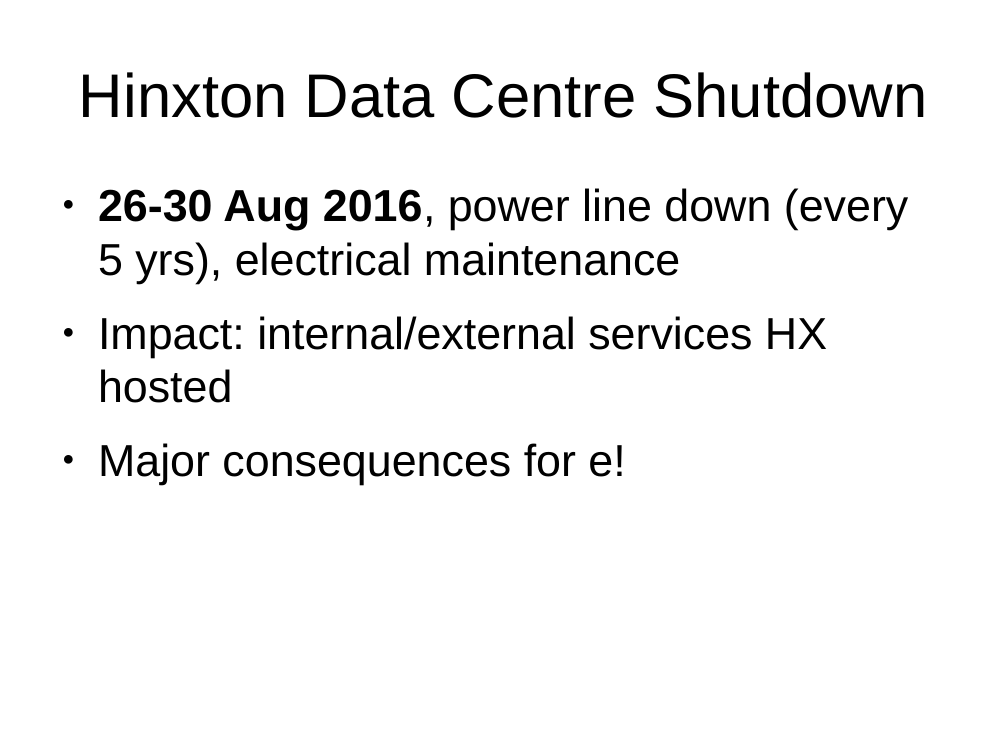
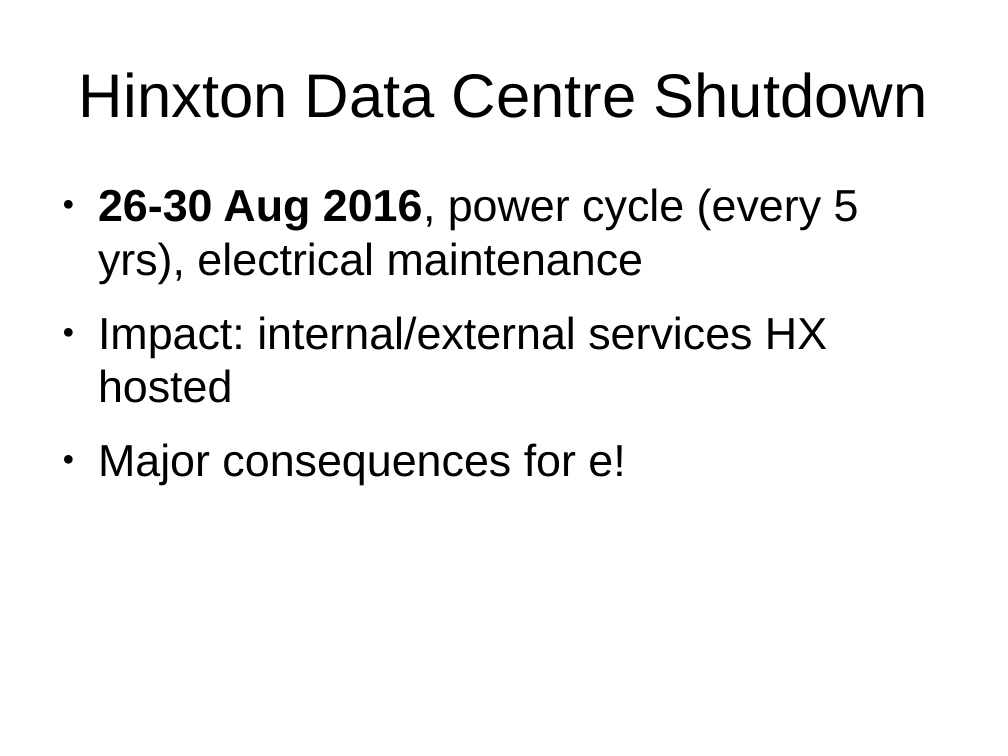
Before and after one commit to avullo/ensembl-migration-pm, a slide deck: slide 7 of data-review-10-16/talk.odp. Drawn at 1008x756 pixels with LibreOffice and Linux fonts; fonts in the diff are those of the drawing; background and template pictures are left out. Boxes give left, top, right and bottom in pixels: in the first picture for what was removed or moved away, otherwise in the second. Text is boxed around its words. In the diff, an @@ line names an element or a change of style, - is before the commit and + after.

```diff
--- a/data-review-10-16/talk.odp
+++ b/data-review-10-16/talk.odp
@@ text at [98,188,859,284]: text changed @@
-● 26-30 Aug 2016, power line down (every 5 yrs), electrical maintenance
+● 26-30 Aug 2016, power cycle (every 5 yrs), electrical maintenance
```
Also in this commit, not shown: 15 other slides changed, 3 slides added, 3 other files.
